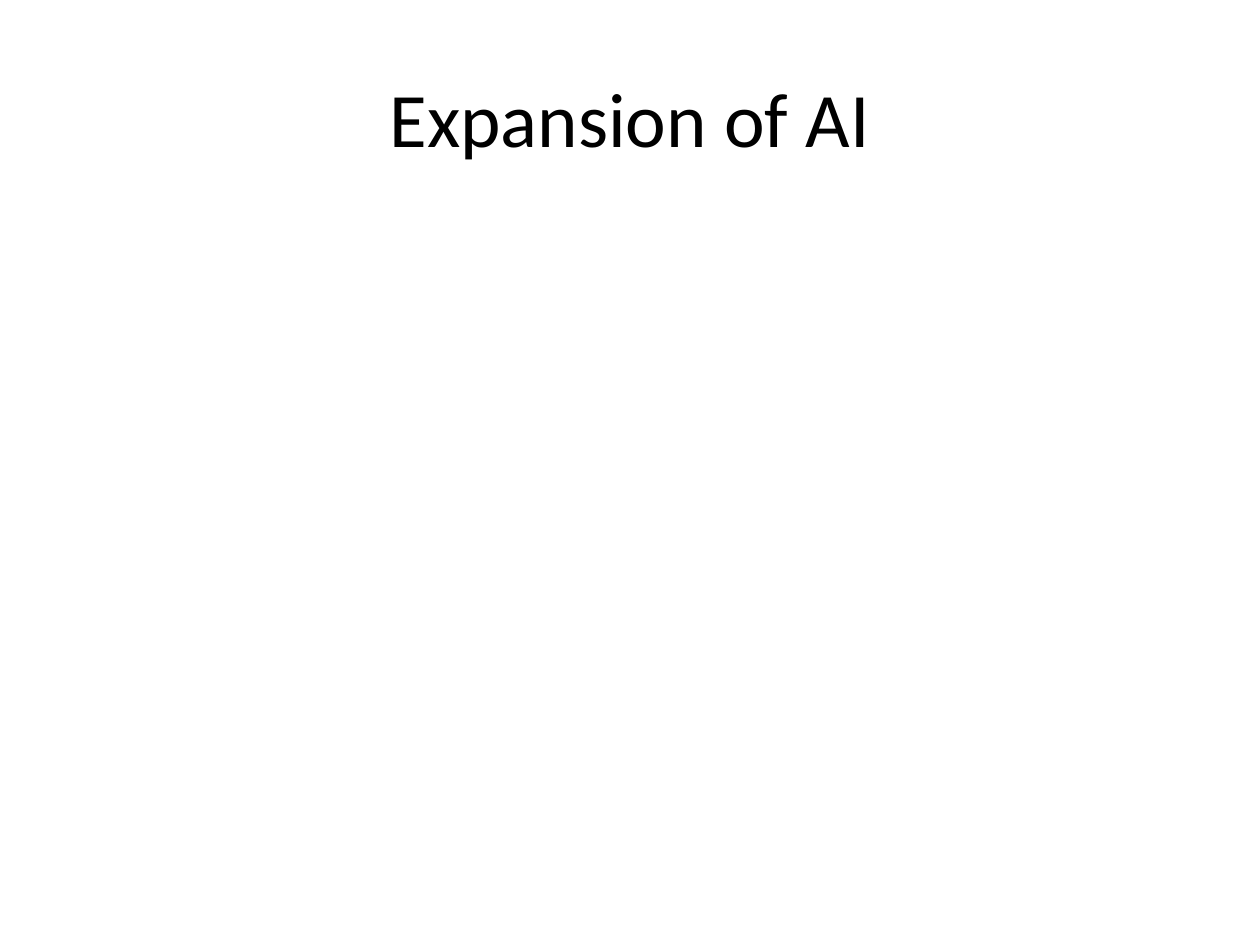
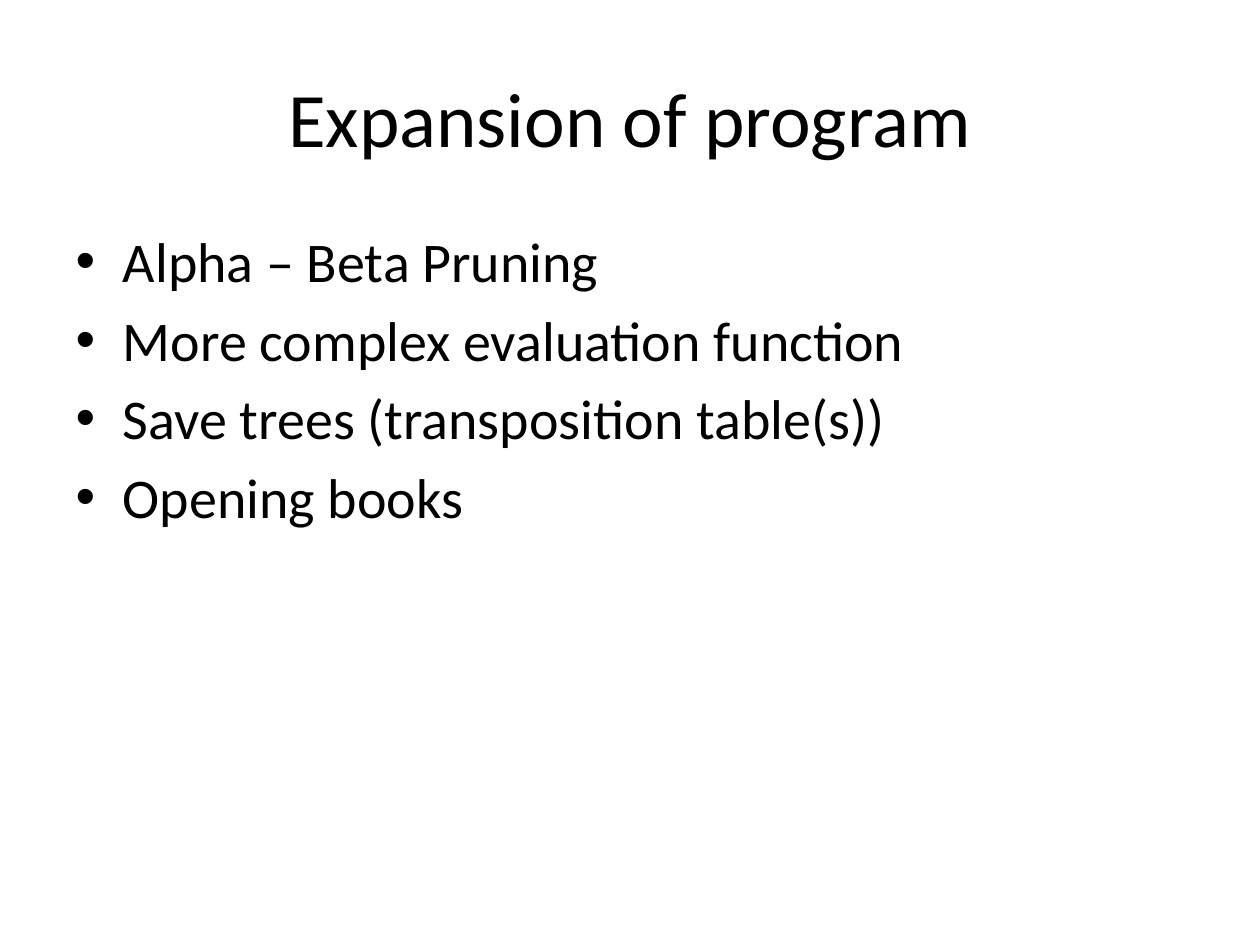
Before and after one commit to baekdahl/hyggekaffe, a slide deck: slide 9 of Reversi slides/reversi.pptx (slide 6 before the commit). Drawn at 1260x945 pixels with LibreOffice and Linux fonts; fonts in the diff are those of the drawing. Boxes give left, top, right and bottom in pixels: in the first picture for what was removed or moved away, otherwise in the second. Text is boxed around its words. In the diff, an @@ line names an element or a change of style, - is before the commit and + after.

```diff
--- a/Reversi slides/reversi.pptx
+++ b/Reversi slides/reversi.pptx
@@ title at box(288, 94, 970, 161): text changed @@
-Expansion of AI
+Expansion of program
@@ text added at box(123, 243, 904, 528), 32 pt, text #000000 @@
+• Alpha – Beta Pruning
+• More complex evaluation function
+• Save trees (transposition table(s))
+• Opening books
```
Also in this commit, not shown: 3 other slides changed, 4 slides added, 1 slide removed.
